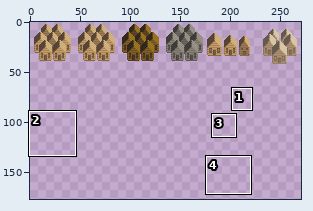
One commit to this sprite sheet: colony/houses.png. The picture above shows the old version from afar; the outline marks the close-up.
Close-up. Before:
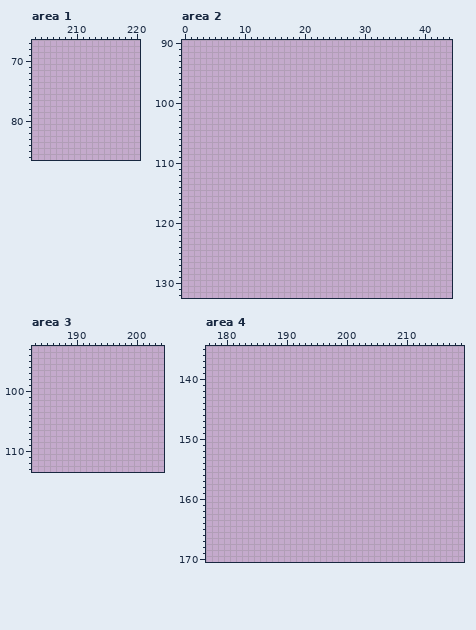
The file is 320x200 pixels. Colours within 5 levels of each other are drawn and written as one. Shown: area 1: x 203..220, y 67..86; area 2: x 0..44, y 90..132; area 3: x 183..204, y 93..113; area 4: x 177..219, y 135..170. The wide view leaves out empty margins. The commit also changed other parts of the picture, which this record leaves out.
And afterwards:
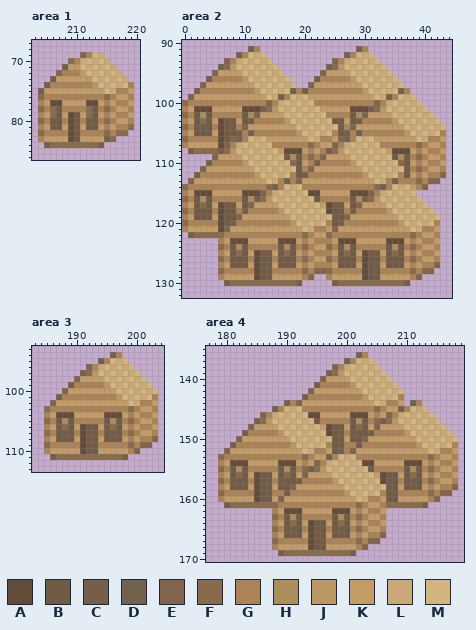
Palette (. is transparent): A #644c3b  B #715b45  C #775e49  D #716250  E #82644c  F #886a4d  G #ab8357  H #ae8d5d  J #ba9763  K #c39c68  L #cba976  M #d3b67f
What changed:
Changed rows in their new state; - is an unchanged pixel.
Area 1:
first column x 204:
69 -------EGML-----
70 -----FGLMLML----
71 ----CKJMLMLML---
72 ---EGGGKMLMLML--
73 --CKKKKKJMLMLML-
74 -CGGGGGGGJMLMLMG
75 CKKKKKKKKKKMLGGK
76 FGGGGGGGGGGFGKKG
77 GKAAKKKKAAKGKGGK
78 FGFBGGGGFBGFGKKG
79 GKFBKABKFBKGKGGK
80 FGBBGABGBBGFGKKG
81 GKBBKABKBBKGKGGF
82 FGGGGABGGGGFGFF-
83 GKKKKABKKKKCF---
84 -CFFFFFFFFC-----
Area 2:
first column x 0:
 91 -----------DG----------------DG-------------
 92 ---------DGMLM-------------DGMLM------------
 93 -------EGLMLMLM----------EGLMLMLM-----------
 94 ------CFJMLMLMLM--------CFJMLMLMLM----------
 95 -----EKKKKMLMLMLM------EKKKKMLMLMLM---------
 96 ----CGGGGGJMLMLMLM----CGGGGGJMLMLMLM--------
 97 ---EKKKKKKKKMLMLMLM--EKKKKKKKKMLMLMLM-------
 98 --CGGGGGGGGGJMLMLMDGCGGGGGGGGGJMLMLMDG------
 99 -EKKKKKKKKKKKKMLDGMLMKKKKKKKKKKKMLDGMLM-----
100 FGGGGGGGGGGGGGEGLMLMLMGGGGGGGGGGEGLMLMLM----
101 GKAAAKKKKKAAACFJMLMLMLMKKKKKAAACFJMLMLMLM---
102 FGBHBGGGGGBHEKKKKMLMLMLMGGGGBHEKKKKMLMLMLM--
103 GKBFBKABBKBCGGGGGJMLMLMLMBBKBCGGGGGJMLMLMLM-
104 FGBBBGABBGEKKKKKKKKMLMLMLMBGEKKKKKKKKMLMLMLM
105 GKBBBKABBCGDGGGGGGGJMLMLMGBCGDGGGGGGGJMLMLMG
106 FGGGGGABEDGMLMKKKKKKKMLGGKEDGMLMKKKKKKKMLGGK
107 GKKKKKAEGLMLMLMGGGGGGFGKKEGLMLMLMGGGGGGFGKKG
108 -CFFFFCFJMLMLMLMKAAAKGKGCFJMLMLMLMKAAAKGKGGK
109 -----EKKKKMLMLMLMBHBGFGEKKKKMLMLMLMBHBGFGKKG
110 ----CGGGGGJMLMLMLMFBKGCGGGGGJMLMLMLMFBKGKGGK
111 ---EKKKKKKKKMLMLMLMBGEKKKKKKKKMLMLMLMBGFGKKG
112 --CGGGGGGGGGJMLMLMGBCGGGGGGGGGJMLMLMGBKGKGGE
113 -EKKKKKKKKKKKKMLGDGEKKKKKKKKKKKKMLGDGGGFGEE-
114 FGGGGGGGGGGGGGFDGMLMGGGGGGGGGGGGFDGMLMKGE---
115 GKAAAKKKKKAAAEGLMLMLMAAKKKKKAAAEGLMLMLM-----
116 FGBHBGGGGGBHCFJMLMLMLMBGGGGGBHCFJMLMLMLM----
117 GKBFBKABBKBEKKKKMLMLMLMKABBKBEKKKKMLMLMLM---
118 FGBBBGABBGCGGGGGJMLMLMLMABBGCGGGGGJMLMLMLM--
119 GKBBBKABBEKKKKKKKKMLMLMLMBBEKKKKKKKKMLMLMLM-
120 FGGGGGABCGGGGGGGGGJMLMLMGBCGGGGGGGGGJMLMLMG-
121 GKKKKKAEKKKKKKKKKKKKMLGGKEKKKKKKKKKKKKMLGGK-
122 -CFFFFFGGGGGGGGGGGGGFGKKFGGGGGGGGGGGGGFGKKG-
123 ------GKAAAKKKKKAAAKGKGGGKAAAKKKKKAAAKGKGGK-
124 ------FGBHBGGGGGBHBGFGKKFGBHBGGGGGBHBGFGKKG-
125 ------GKBFBKABBKBFBKGKGGGKBFBKABBKBFBKGKGGK-
126 ------FGBBBGABBGBBBGFGKKFGBBBGABBGBBBGFGKKG-
127 ------GKBBBKABBKBBBKGKGGGKBBBKABBKBBBKGKGGE-
128 ------FGGGGGABBGGGGGFGEEFGGGGGABBGGGGGFGEE--
129 ------GKKKKKABBKKKKKGE--GKKKKKABBKKKKKGE----
130 -------CFFFFFFFFFFFC-----CFFFFFFFFFFFC------
Area 3:
first column x 185:
 94 -----------DG------
 95 ---------DGMLM-----
 96 -------EGLMLMLM----
 97 ------CFJMLMLMLM---
 98 -----EKKKKMLMLMLM--
 99 ----CGGGGGJMLMLMLM-
100 ---EKKKKKKKKMLMLMLM
101 --CGGGGGGGGGJMLMLMG
102 -EKKKKKKKKKKKKMLGGK
103 FGGGGGGGGGGGGGFGKKG
104 GKAAAKKKKKAAAKGKGGK
105 FGBHBGGGGGBHBGFGKKG
106 GKBFBKABBKBFBKGKGGK
107 FGBBBGABBGBBBGFGKKG
108 GKBBBKABBKBBBKGKGGE
109 FGGGGGABBGGGGGFGEE-
110 GKKKKKABBKKKKKGE---
111 -CFFFFFFFFFFFC-----
Area 4:
first column x 179:
136 -----------------------DG---------------
137 ---------------------DGMLM--------------
138 -------------------EGLMLMLM-------------
139 ------------------CFJMLMLMLM------------
140 -----------------EKKKKMLMLMLM-----------
141 ----------------CGGGGGJMLMLMLM----------
142 ---------------EKKKKKKKKMLMLMLM---------
143 --------------CGGGGGGGGGJMLMLMG---------
144 -----------DGEKKKKKKKKKKKKMLGGK-DG------
145 ---------DGMLMGGGGGGGGGGGGFGKKDGMLM-----
146 -------EGLMLMLMAAKKKKKAAAKGKEGLMLMLM----
147 ------CFJMLMLMLMBGGGGGBHBGFCFJMLMLMLM---
148 -----EKKKKMLMLMLMKABBKBFBKEKKKKMLMLMLM--
149 ----CGGGGGJMLMLMLMABBGBBBCGGGGGJMLMLMLM-
150 ---EKKKKKKKKMLMLMLMBBKBBEKKKKKKKKMLMLMLM
151 --CGGGGGGGGGJMLMLMGBBGGCGGGGGGGGGJMLMLMG
152 -EKKKKKKKKKKKKMLGGKBDGEKKKKKKKKKKKKMLGGK
153 FGGGGGGGGGGGGGFGKKDGMLMGGGGGGGGGGGGFGKKG
154 GKAAAKKKKKAAAKGKEGLMLMLMAAKKKKKAAAKGKGGK
155 FGBHBGGGGGBHBGFCFJMLMLMLMBGGGGGBHBGFGKKG
156 GKBFBKABBKBFBKEKKKKMLMLMLMKABBKBFBKGKGGK
157 FGBBBGABBGBBBCGGGGGJMLMLMLMABBGBBBGFGKKG
158 GKBBBKABBKBBEKKKKKKKKMLMLMLMBBKBBBKGKGGE
159 FGGGGGABBGGCGGGGGGGGGJMLMLMGBBGGGGGFGEE-
160 GKKKKKABBKEKKKKKKKKKKKKMLGGKBBKKKKKGE---
161 -CFFFFFFFFGGGGGGGGGGGGGFGKKGFFFFFFC-----
162 ---------GKAAAKKKKKAAAKGKGGK------------
163 ---------FGBHBGGGGGBHBGFGKKG------------
164 ---------GKBFBKABBKBFBKGKGGK------------
165 ---------FGBBBGABBGBBBGFGKKG------------
166 ---------GKBBBKABBKBBBKGKGGE------------
167 ---------FGGGGGABBGGGGGFGEE-------------
168 ---------GKKKKKABBKKKKKGE---------------
169 ----------CFFFFFFFFFFFC-----------------
